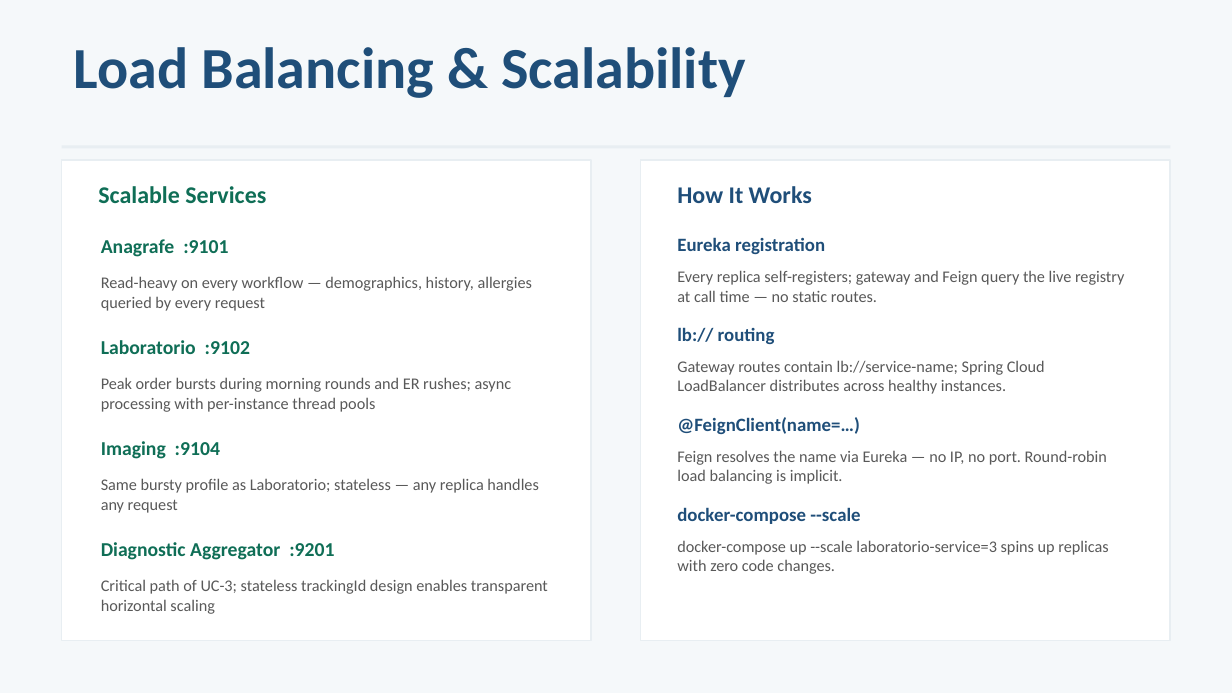
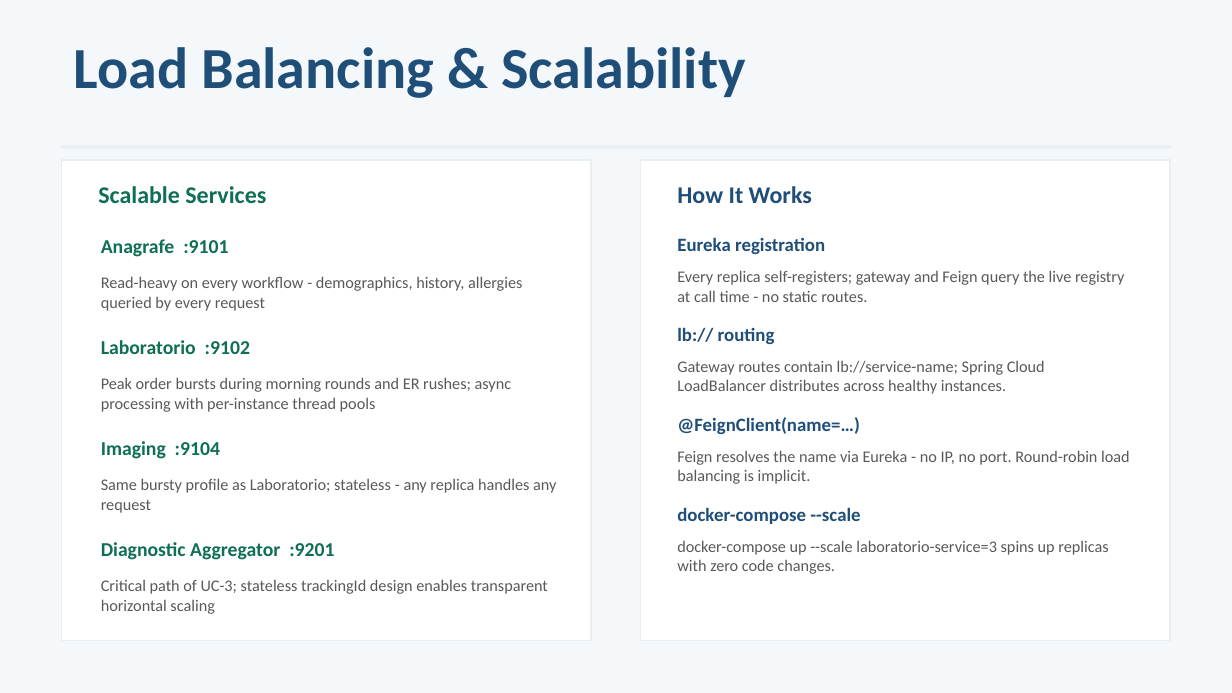
Before and after one commit to ediscota/Healthsoa, a slide deck: slide 6 of docs/HealthSOA_Presentation.pptx. Drawn at 1232x693 pixels with LibreOffice and Linux fonts; fonts in the diff are those of the drawing. Boxes give left, top, right and bottom in pixels: in the first picture for what was removed or moved away, otherwise in the second. Text is boxed around its words. In the diff, an @@ line names an element or a change of style, - is before the commit and + after.

```diff
--- a/docs/HealthSOA_Presentation.pptx
+++ b/docs/HealthSOA_Presentation.pptx
@@ text at <box>101,276,522,311</box>: text changed @@
-Read-heavy on every workflow — demographics, history, allergies queried by every request
+Read-heavy on every workflow - demographics, history, allergies queried by every request
@@ text at <box>677,270,1124,302</box>: text changed @@
-Every replica self-registers; gateway and Feign query the live registry at call time — no static routes.
+Every replica self-registers; gateway and Feign query the live registry at call time - no static routes.
@@ text at <box>101,478,556,513</box>: text changed @@
-Same bursty profile as Laboratorio; stateless — any replica handles any request
+Same bursty profile as Laboratorio; stateless - any replica handles any request
@@ text at <box>677,450,1130,484</box>: text changed @@
-Feign resolves the name via Eureka — no IP, no port. Round-robin load balancing is implicit.
+Feign resolves the name via Eureka - no IP, no port. Round-robin load balancing is implicit.
```
Also in this commit, not shown: 14 other slides changed, 8 other files.
